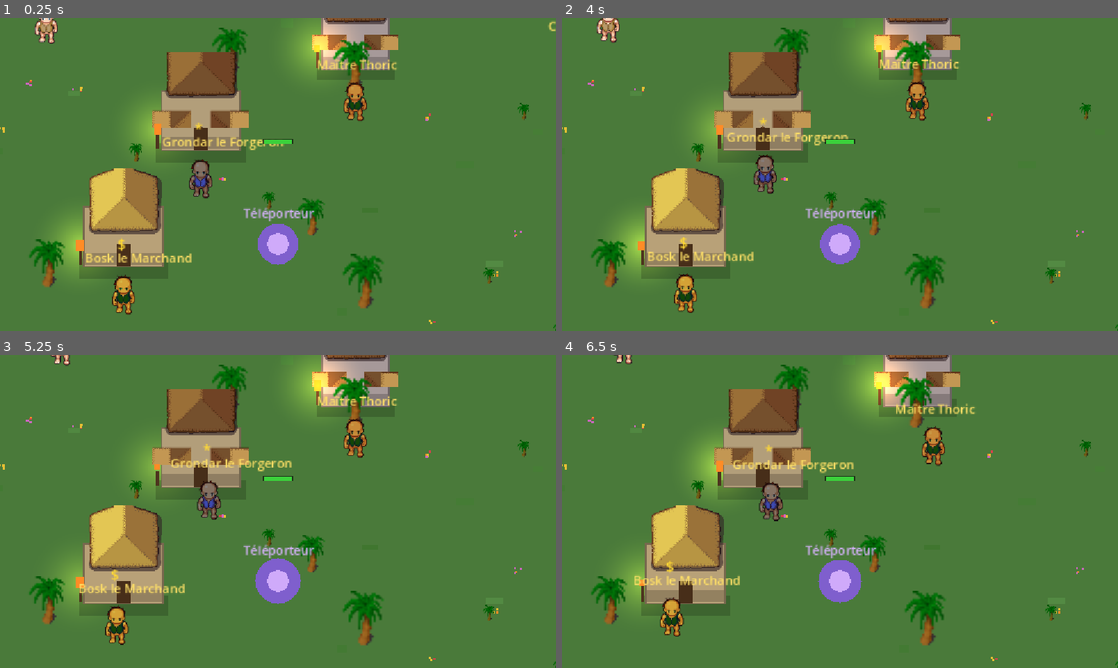
Above: before the commit, frames 1-4 (two rows, left to right).
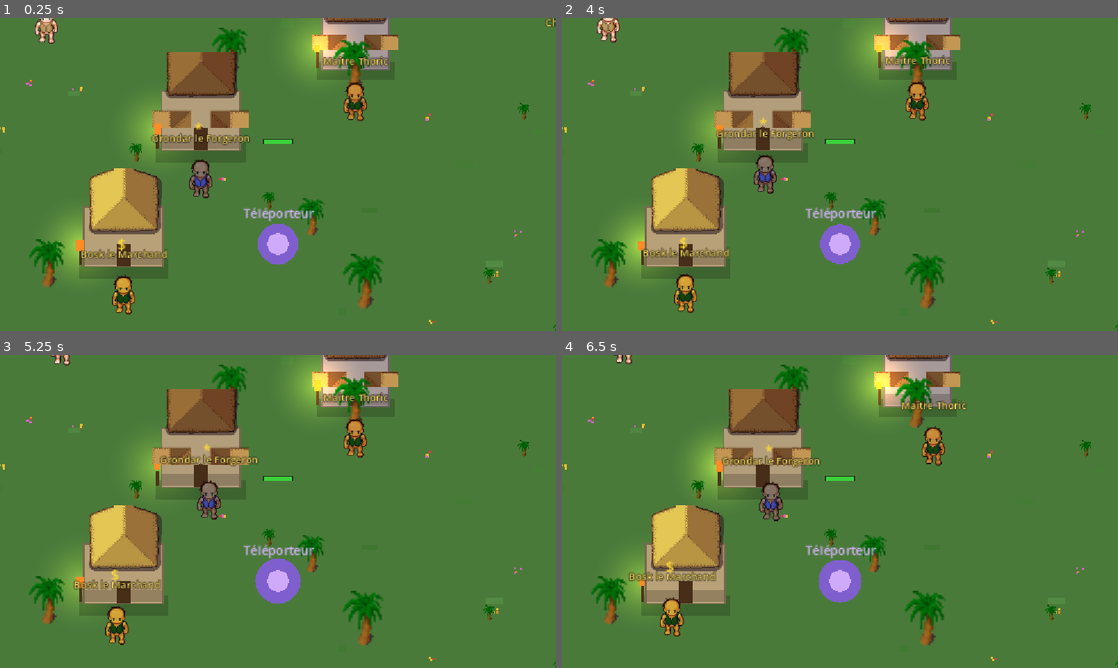
Above: after the commit, the same moments.

Repository: saintstrif13001/riendupout
Game: Godot game, scene res://scenes/World.tscn
Same seed, same stepped clock (60 frames per second), same inputs: the game is played once before the commit and once after it. This scene is started directly instead of the project's main scene.
Inputs (mouse positions are in pixels of both pictures, inside the frame that each line leads up to):
- Up to frame 1 (0.25 s): no input
- Up to frame 2 (4 s): tap Enter at 0.5 s; move the mouse to (962, 158) at 0.52 s; hold D 0.53-1.25 s; tap F at 0.6 s; click (962, 158) at 0.67 s; tap Space at 0.77, 3.77 s; drag from (728, 190) to (812, 237) at 1.27 s; move the mouse to (895, 105) at 2.02 s; hold D 2.03-2.75 s; tap E at 2.1 s; drag from (812, 237) to (673, 127) at 2.77 s; move the mouse to (1006, 221) at 3.52 s; hold A from 3.53 s (still down); tap T at 3.6 s
- Up to frame 3 (5.25 s): release A at 4.25 s; drag from (111, 464) to (194, 433) at 4.27 s; move the mouse to (305, 511) at 5.02 s; hold S from 5.03 s (still down); tap M at 5.1 s; click (305, 511) at 5.17 s
- Up to frame 4 (6.5 s): release S at 5.75 s; drag from (756, 433) to (728, 527) at 5.77 s

The runs differ from the first frame. In frame 1, 1.6% of the frame differs, in the area x 14-100%, y 0-79%; in frame 2, 1.5%; in frame 3, 1.5%; in frame 4, 1.5%.
Error in both runs: Invalid access to property or key 'race' on a base object of type 'Dictionary'. (res://scripts/game_state.gd:180)

Commit message:
Noms surdimensionnes qui se chevauchaient, et contour de lisibilite
Bug vu a l'ecran (retour du joueur : "plein de bugs visuels"). Les noms
de PNJ n'imposaient AUCUNE taille de police : ils heritaient donc de
celle du theme, nettement plus grosse que celle du joueur (12) et des
monstres — 16 mesures — dans une boite de 100px trop etroite pour le
texte. "Grondar le Forgeron" debordait des deux cotes de sa boite,
recouvrait les maisons et se superposait au nom du joueur juste a cote.

- taille alignee sur les autres etiquettes du monde et boite assez large
  pour que le centrage centre reellement ;
- meme correction pour les noms de monstres : a -40 dans une boite de
  80, "Squelette Guerrier Nv.18" debordait vers la droite au lieu de
  rester au-dessus de la creature ;
- contour noir sur les trois familles de noms (joueur, monstres, PNJ) :
  sans lui un nom devient illisible sur la neige des Cimes comme dans la
  penombre de la Caverne.

Test test_name_labels (nouveau) : les trois familles gardent des tailles
du meme ordre, chaque libelle TIENT dans sa boite (largeur du texte
reellement mesuree avec la police), toutes portent un contour, sont
centrees et restent au-dessus de leur porteur. Verifie en retablissant
le bug : la taille PNJ repasse a 16 et le test echoue.

Co-Authored-By: Claude Opus 5 <noreply@anthropic.com>

Diff:
--- a/scripts/enemy.gd
+++ b/scripts/enemy.gd
@@ -91,8 +91,15 @@
 
 	var yoff = -52.0 if mdef.get("boss", false) else -40.0
 	name_label.text = "%s Nv.%d" % [mdef.name, level]
+	name_label.add_theme_font_size_override("font_size", 12)
+	name_label.add_theme_color_override("font_outline_color", Color(0, 0, 0, 0.85))
+	name_label.add_theme_constant_override("outline_size", 4)
 	name_label.modulate = Color(1, 0.4, 0.4) if mdef.get("boss", false) else Color(1, 0.67, 0.67)
-	name_label.position = Vector2(-40, yoff - 14)
+	# Boite large + centrage : a -40 avec une boite de 80, "Squelette Guerrier
+	# Nv.18" debordait vers la droite au lieu de rester au-dessus du monstre.
+	name_label.position = Vector2(-110, yoff - 14)
+	name_label.size = Vector2(220, 18)
+	name_label.horizontal_alignment = HORIZONTAL_ALIGNMENT_CENTER
 	hp_bg.position = Vector2(-16, yoff)
 	hp_fg.position = Vector2(-14, yoff + 2)
 
--- a/scripts/player.gd
+++ b/scripts/player.gd
@@ -87,6 +87,10 @@
 	head_sprite.modulate = race.tint
 
 	name_label.text = cd.name
+	# Contour noir : sans lui le nom devient illisible sur la neige des Cimes
+	# comme dans la penombre de la Caverne.
+	name_label.add_theme_color_override("font_outline_color", Color(0, 0, 0, 0.85))
+	name_label.add_theme_constant_override("outline_size", 4)
 	name_label.modulate = Color(1, 0.88, 0.4) if is_local else Color(0.65, 0.85, 1)
 	hp_fg.color = Color(0.23, 0.82, 0.23)
 	update_equipment_visual()
--- a/scripts/tools/capture.gd
+++ b/scripts/tools/capture.gd
@@ -265,6 +265,8 @@
 			inst.player.stats.max_hp = 99999.0
 			inst.player.hp = 99999.0
 			inst.update_zone_lighting(_a.zone)
+		elif test_mode == "test_name_labels":
+			_run_name_labels_test()
 		elif test_mode == "test_adventurers":
 			_run_adventurers_test()
 		elif test_mode == "test_zone_borders":
@@ -2368,6 +2370,66 @@
 	print("TEST_RESULT all_ok=%s short_alignment_ok=%s both_centered_on_target_x=%s short_center_x=%.1f long_center_x=%.1f target_x=%.1f"
 		% [all_ok, short_alignment_ok, both_centered_on_target_x, short_center_x, long_center_x, target.x])
 
+func _run_name_labels_test() -> void:
+	print("TEST_START:name_labels")
+	# BUG VU A L'ECRAN : les noms de PNJ n'imposaient aucune taille de police,
+	# donc heritaient de celle du theme — bien plus grosse que celle du joueur
+	# et des monstres — dans une boite de 100px trop etroite. "Grondar le
+	# Forgeron" debordait des deux cotes, recouvrait les maisons et se
+	# superposait au nom du joueur.
+	var data = root.get_node("/root/Data")
+	var p = inst.player
+
+	# 1) Toutes les etiquettes du monde partagent un ordre de grandeur : une
+	# seule famille beaucoup plus grosse ecrase visuellement les autres.
+	var sizes = {}
+	sizes["joueur"] = p.name_label.get_theme_font_size("font_size")
+	var e = inst.spawn_enemy({"x": p.global_position.x + 40, "y": p.global_position.y, "type_id": "squelette_guerrier", "respawn_at": 0.0})
+	sizes["monstre"] = e.name_label.get_theme_font_size("font_size")
+	var npc_label = inst.npc_nodes[0].node.get_child(0).get_children().filter(func(c): return c is Label)[0]
+	sizes["pnj"] = npc_label.get_theme_font_size("font_size")
+	var biggest = 0
+	var smallest = 999
+	for k in sizes.keys():
+		biggest = maxi(biggest, sizes[k])
+		smallest = mini(smallest, sizes[k])
+	var consistent_sizes = biggest - smallest <= 2
+
+	# 2) La boite doit contenir le texte : sinon le centrage ne centre rien et
+	# le nom deborde. On mesure la largeur reelle du texte rendu.
+	var overflowing = []
+	for n in inst.npc_nodes:
+		var lbl = n.node.get_child(0).get_children().filter(func(c): return c is Label)[0]
+		var w = lbl.get_theme_font("font").get_string_size(lbl.text, HORIZONTAL_ALIGNMENT_LEFT, -1, lbl.get_theme_font_size("font_size")).x
+		if w > lbl.size.x: overflowing.append("%s(%.0f>%.0f)" % [lbl.text, w, lbl.size.x])
+	var fits = overflowing.is_empty()
+	# Le nom de monstre le plus long du jeu doit tenir lui aussi.
+	var ew = e.name_label.get_theme_font("font").get_string_size(e.name_label.text, HORIZONTAL_ALIGNMENT_LEFT, -1, e.name_label.get_theme_font_size("font_size")).x
+	var enemy_fits = ew <= e.name_label.size.x
+
+	# 3) Contour noir : sans lui le nom est illisible sur la neige des Cimes
+	# comme dans la penombre de la Caverne.
+	var outlined = (p.name_label.get_theme_constant("outline_size") > 0
+		and e.name_label.get_theme_constant("outline_size") > 0
+		and npc_label.get_theme_constant("outline_size") > 0)
+
+	# 4) Centrage : le nom doit rester au-dessus de son porteur quelle que soit
+	# sa longueur.
+	var centered = (npc_label.horizontal_alignment == HORIZONTAL_ALIGNMENT_CENTER
+		and e.name_label.horizontal_alignment == HORIZONTAL_ALIGNMENT_CENTER)
+	var npc_center = npc_label.position.x + npc_label.size.x / 2.0
+	var npc_over_head = absf(npc_center) < 4.0
+	var enemy_center = e.name_label.position.x + e.name_label.size.x / 2.0
+	var enemy_over_head = absf(enemy_center) < 4.0
+
+	inst.enemies.erase(e.uid)
+	e.queue_free()
+
+	var all_ok = consistent_sizes and fits and enemy_fits and outlined and centered and npc_over_head and enemy_over_head
+	print("TEST_RESULT all_ok=%s tailles(%s coherentes=%s) boites(pnj_tiennent=%s%s monstre_tient=%s) lisibilite(contour=%s centre=%s pnj_au_dessus=%s monstre_au_dessus=%s)"
+		% [all_ok, str(sizes), consistent_sizes, fits, ("" if fits else str(overflowing)), enemy_fits,
+		   outlined, centered, npc_over_head, enemy_over_head])
+
 func _run_adventurers_test() -> void:
 	print("TEST_START:adventurers")
 	# Retour du joueur : "pas d'IA qui joue pour rendre vivant". Rien ne se
--- a/scripts/world.gd
+++ b/scripts/world.gd
@@ -1452,10 +1452,20 @@
 		tw.tween_property(visual, "position:y", 0.0, 1.1).set_trans(Tween.TRANS_SINE)
 		var label = Label.new()
 		label.text = npc.name
-		label.position = Vector2(-50, -54)
-		label.size = Vector2(100, 20)
+		# Aucune taille n'etait imposee : le libelle heritait de la police du
+		# theme (bien plus grosse que celle du joueur et des monstres), dans une
+		# boite de 100px trop etroite pour lui. "Grondar le Forgeron" debordait
+		# donc des deux cotes, recouvrait les maisons et se superposait au nom du
+		# joueur. Meme taille que les autres etiquettes du monde, boite assez
+		# large pour que le centrage fonctionne, et contour noir pour rester
+		# lisible sur n'importe quel fond.
+		label.position = Vector2(-110, -56)
+		label.size = Vector2(220, 18)
 		label.horizontal_alignment = HORIZONTAL_ALIGNMENT_CENTER
+		label.add_theme_font_size_override("font_size", 13)
 		label.add_theme_color_override("font_color", Color(1, 0.88, 0.4))
+		label.add_theme_color_override("font_outline_color", Color(0, 0, 0, 0.85))
+		label.add_theme_constant_override("outline_size", 4)
 		visual.add_child(label)
 		var icon = Label.new()
 		icon.text = "$" if npc.role == "shop" else ("*" if npc.role == "profession" else "!")
